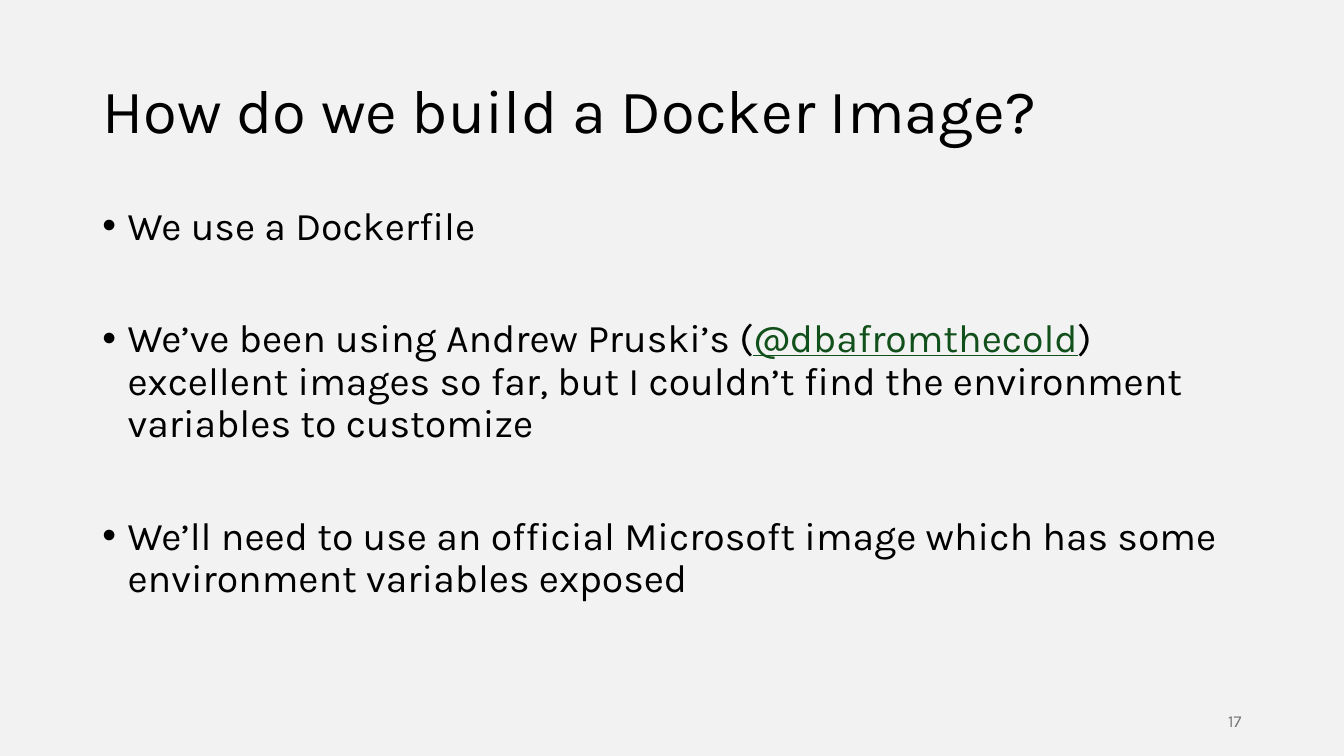
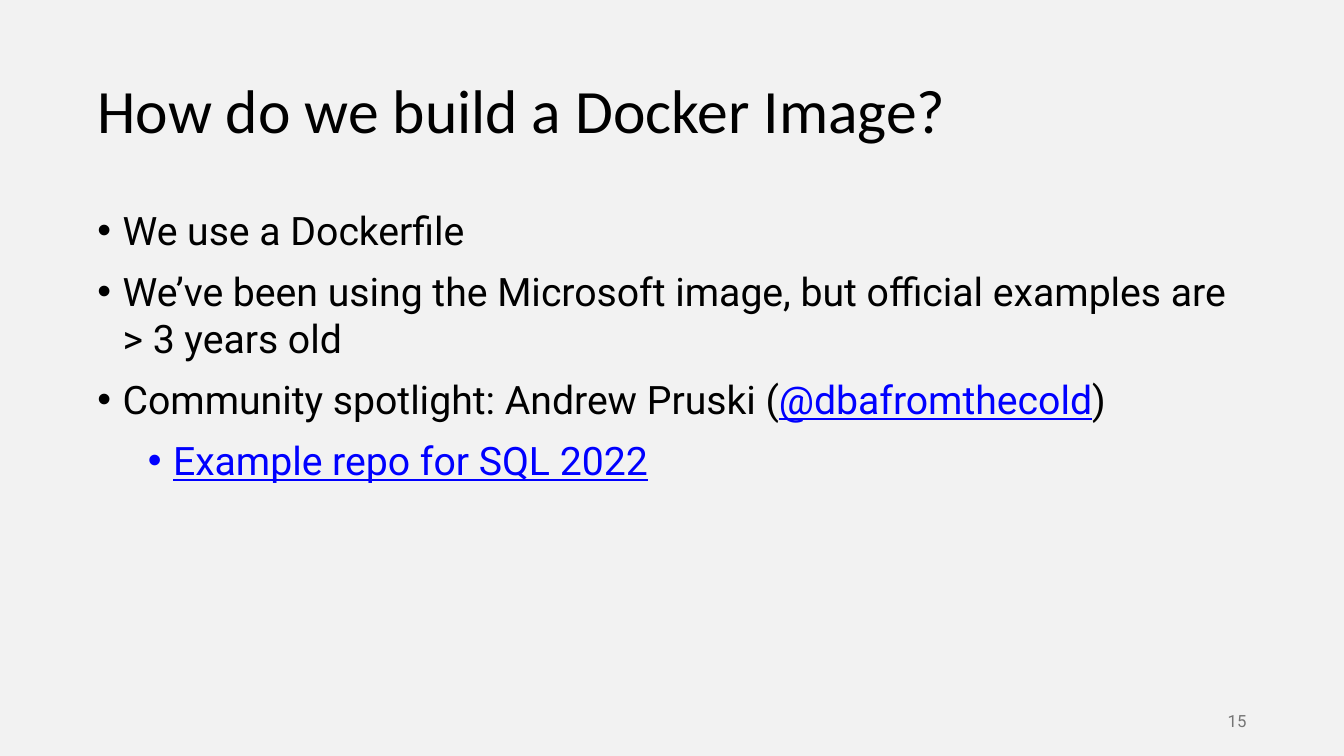
Before and after one commit to ilanham/Presentations, a slide deck: slide 15 of docker/Developing for SQL Server with Docker.pptx (slide 17 before the commit). Drawn at 1344x756 pixels with LibreOffice and Linux fonts; fonts in the diff are those of the drawing. Boxes give left, top, right and bottom in pixels: in the first picture for what was removed or moved away, otherwise in the second. Text is boxed around its words. In the diff, an @@ line names an element or a change of style, - is before the commit and + after.

Commit message:
Updated Docker slides for Tampa Fabric UG Feb 25

```diff
--- a/docker/Developing for SQL Server with Docker.pptx
+++ b/docker/Developing for SQL Server with Docker.pptx
@@ title "How do we build a ..." at (97, 90, 946, 144): font Karla to Calibri @@
@@ text at (123, 215, 464, 246): font Karla to Roboto in "We use a Dockerfile"; line spacing 0.9 to 1 @@
@@ text at (123, 276, 1226, 483): text changed; font Karla to Roboto @@
-• We’ve been using Andrew Pruski’s (@dbafromthecold) excellent images so far, but I couldn’t find the environment variables to customize
-• We’ll need to use an official Microsoft image which has some environment variables exposed
+• We’ve been using the Microsoft image, but official examples are > 3 years old
+• Community spotlight: Andrew Pruski (@dbafromthecold)
+  • Example repo for SQL 2022
@@ page number removed at (1228, 716, 1241, 727) @@
-17
@@ page number added at (1228, 715, 1247, 727), 12 pt, text #757575 @@
+15
```
Also in this commit, not shown: 18 other slides changed, 1 slide added, 3 slides removed.
